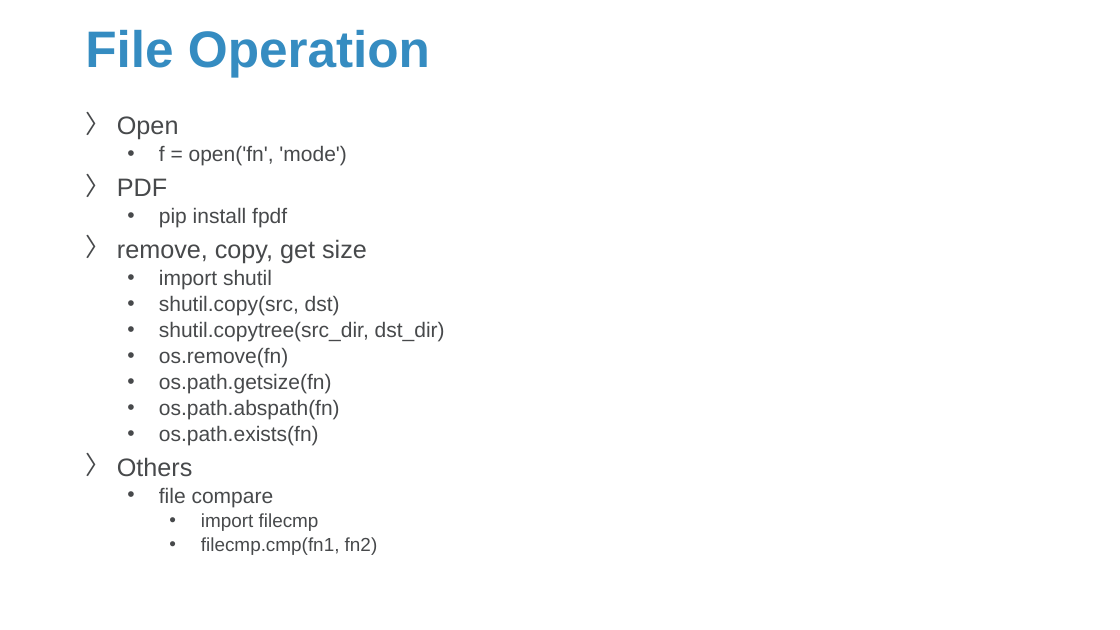
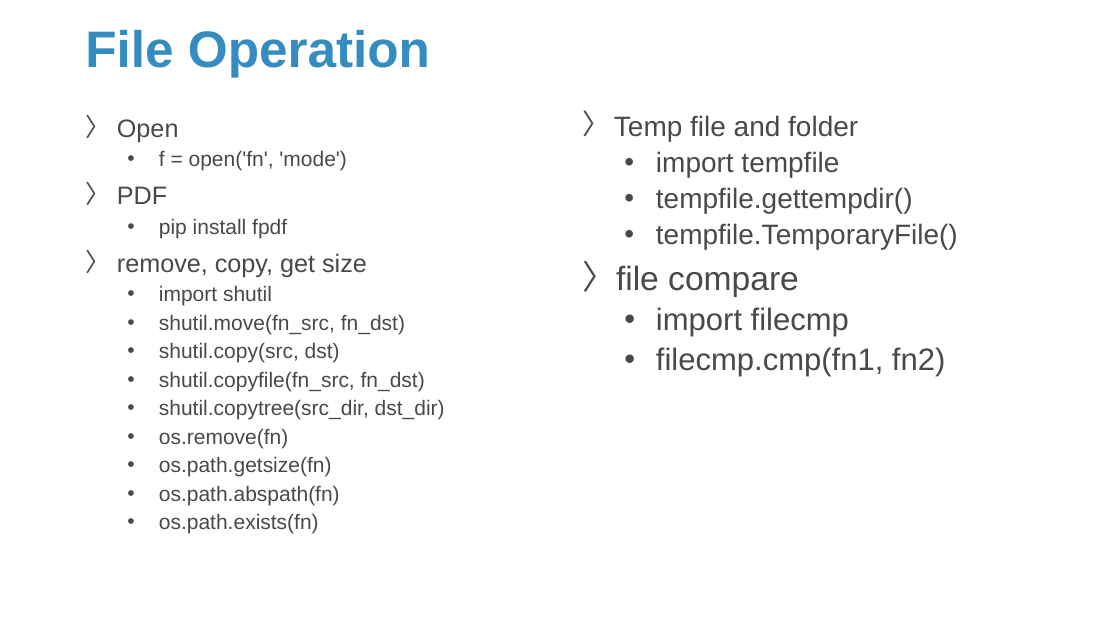
Before and after one commit to Sparks-Lu/TechNotes, a slide deck: slide 19 of Python/Python-Notes.pptx. Drawn at 1120x630 pixels with LibreOffice and Linux fonts; fonts in the diff are those of the drawing; background and template pictures are left out. Boxes give left, top, right and bottom in pixels: in the first picture for what was removed or moved away, otherwise in the second. Text is boxed around its words. In the diff, an @@ line names an element or a change of style, - is before the commit and + after.

```diff
--- a/Python/Python-Notes.pptx
+++ b/Python/Python-Notes.pptx
@@ text at (x1=117, y1=119, x2=445, y2=534): line spacing 0.8 to 0.9 @@
@@ text added at (x1=614, y1=115, x2=958, y2=376), 24 pt, text #47494B @@
+〉 Temp file and folder
+  • import tempfile
+  • tempfile.gettempdir()
+  • tempfile.TemporaryFile()
+〉 file compare
+  • import filecmp
+  • filecmp.cmp(fn1, fn2)
@@ text at (x1=159, y1=314, x2=405, y2=334): paragraph added @@
+  • shutil.move(fn_src, fn_dst)
@@ text at (x1=159, y1=371, x2=425, y2=391): paragraph added @@
+  • shutil.copyfile(fn_src, fn_dst)
@@ text at (x1=117, y1=457, x2=378, y2=555): paragraphs removed @@
-〉 Others
-  • file compare
-    • import filecmp
-    • filecmp.cmp(fn1, fn2)
```
Also in this commit, not shown: 5 other slides changed, 5 slides added, 10 other files.
